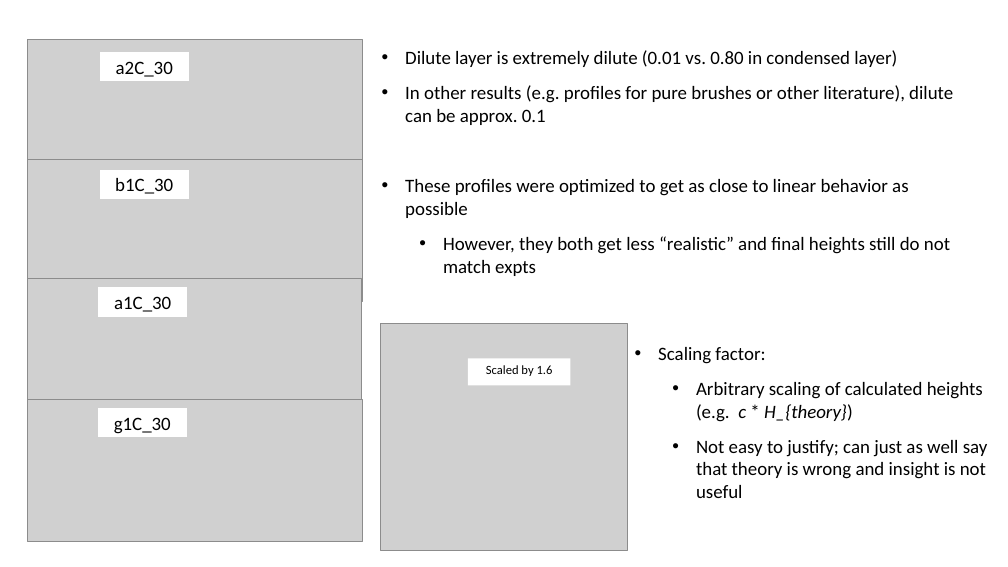
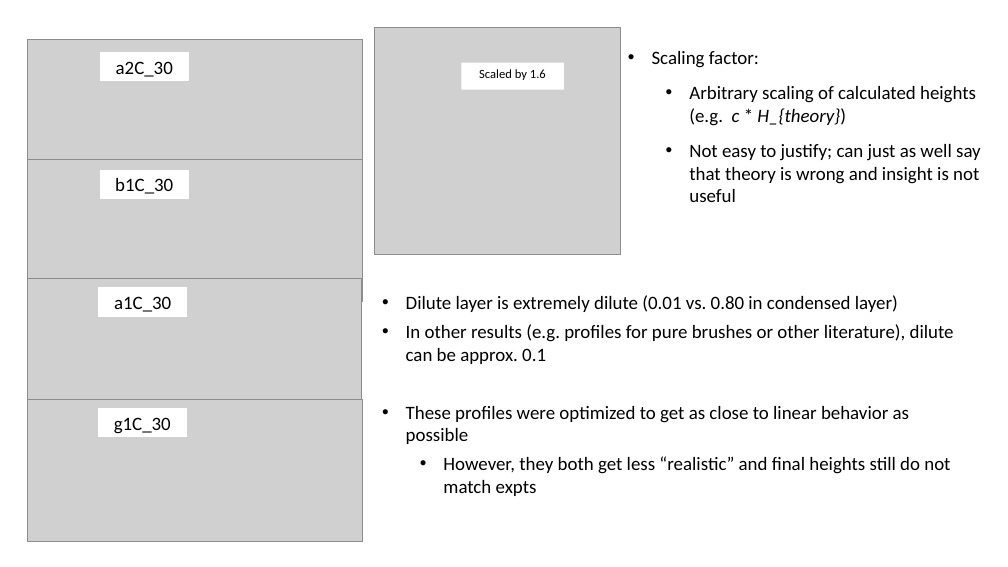
Before and after one commit to tyokokur/presentations, a slide deck: slide 9 of 20230420 EAD Update.pptx (slide 8 before the commit). Drawn at 1008x567 pixels with LibreOffice and Linux fonts; fonts in the diff are those of the drawing; grey boxes stand for pictures. Boxes give left, top, right and bottom in pixels: in the first picture for what was removed or moved away, otherwise in the second. Text is boxed around its words. In the diff, an @@ line names an element or a change of style, - is before the commit and + after.

```diff
--- a/20230420 EAD Update.pptx
+++ b/20230420 EAD Update.pptx
@@ 1 picture, 1 rectangle, 1 text: place and size @@
-1 picture, 1 rectangle, 1 text at [381, 324, 988, 551]
+1 picture, 1 rectangle, 1 text at [374, 28, 981, 255]
@@ text "Dilute layer is extremely dilute ...": place and size @@
-text "Dilute layer is extremely dilute ..." at [405, 50, 953, 276]
+text "Dilute layer is extremely dilute ..." at [406, 295, 954, 496]
@@ text "Dilute layer is extremely dilute ..." at [406, 295, 954, 496]: less space between paragraphs @@
```
Also in this commit, not shown: 1 slide added.
